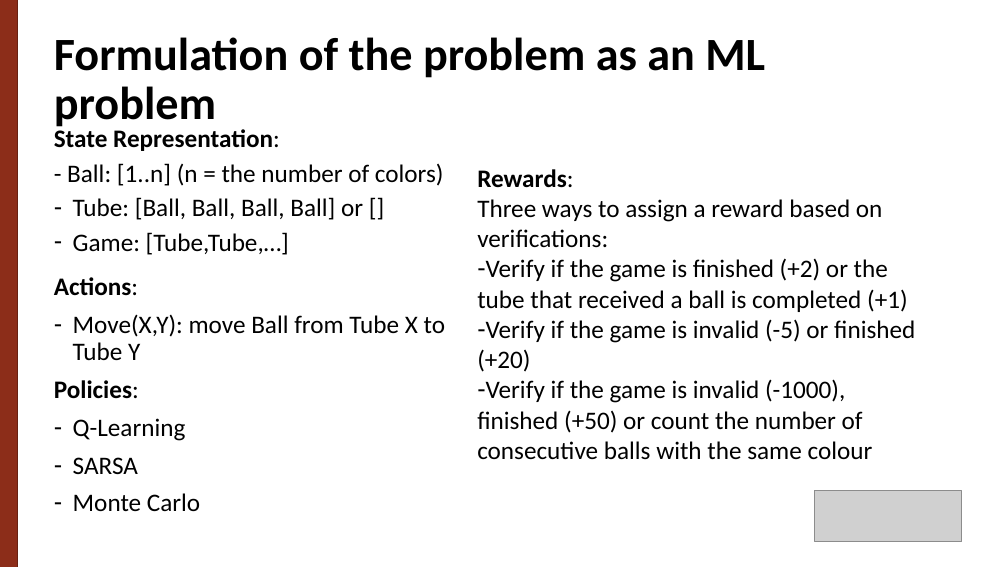
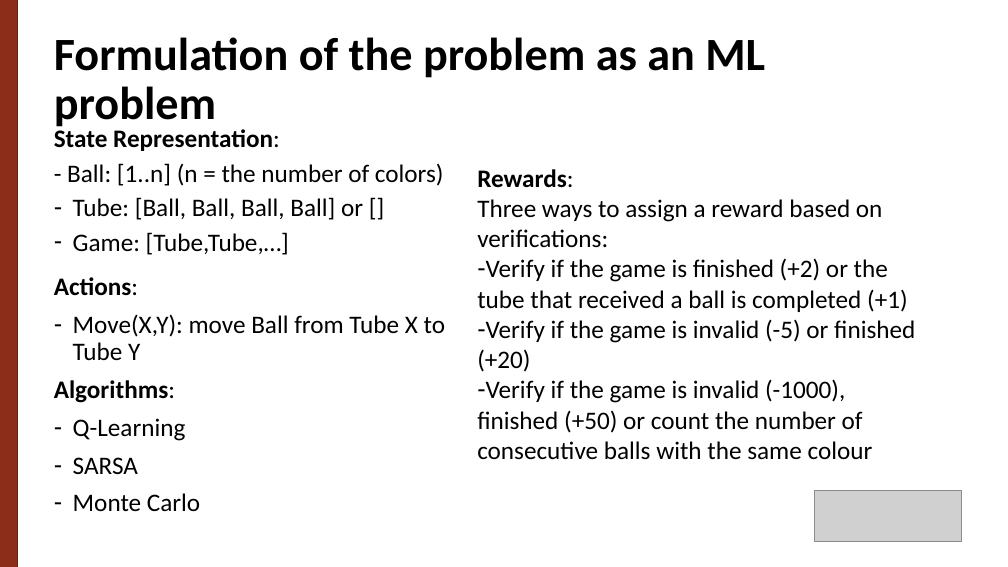
Before and after one commit to g-batalhao-a/IART, a slide deck: slide 3 of Project2/docs/Ball Sort Puzzle.pptx. Drawn at 1008x567 pixels with LibreOffice and Linux fonts; fonts in the diff are those of the drawing; grey boxes stand for pictures. Boxes give left, top, right and bottom in pixels: in the first picture for what was removed or moved away, otherwise in the second. Text is boxed around its words. In the diff, an @@ line names an element or a change of style, - is before the commit and + after.

Commit message:
SARSA working
TO-DO: test algorithms, test hyperparams

```diff
--- a/Project2/docs/Ball Sort Puzzle.pptx
+++ b/Project2/docs/Ball Sort Puzzle.pptx
@@ text at (x1=54, y1=380, x2=175, y2=403): text changed @@
-Policies:
+Algorithms:
```
Also in this commit, not shown: 1 other slide changed, 1 other file.
